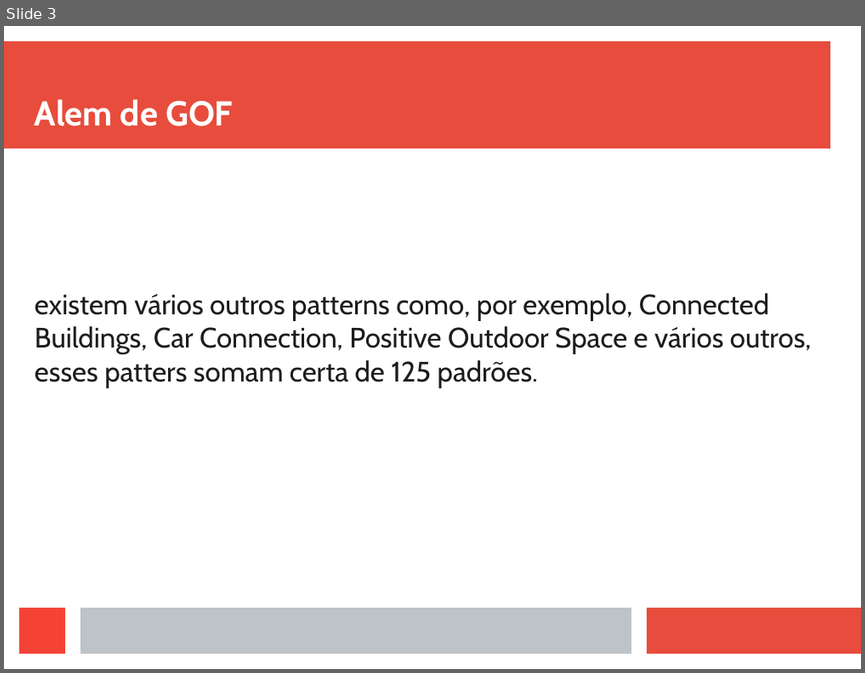
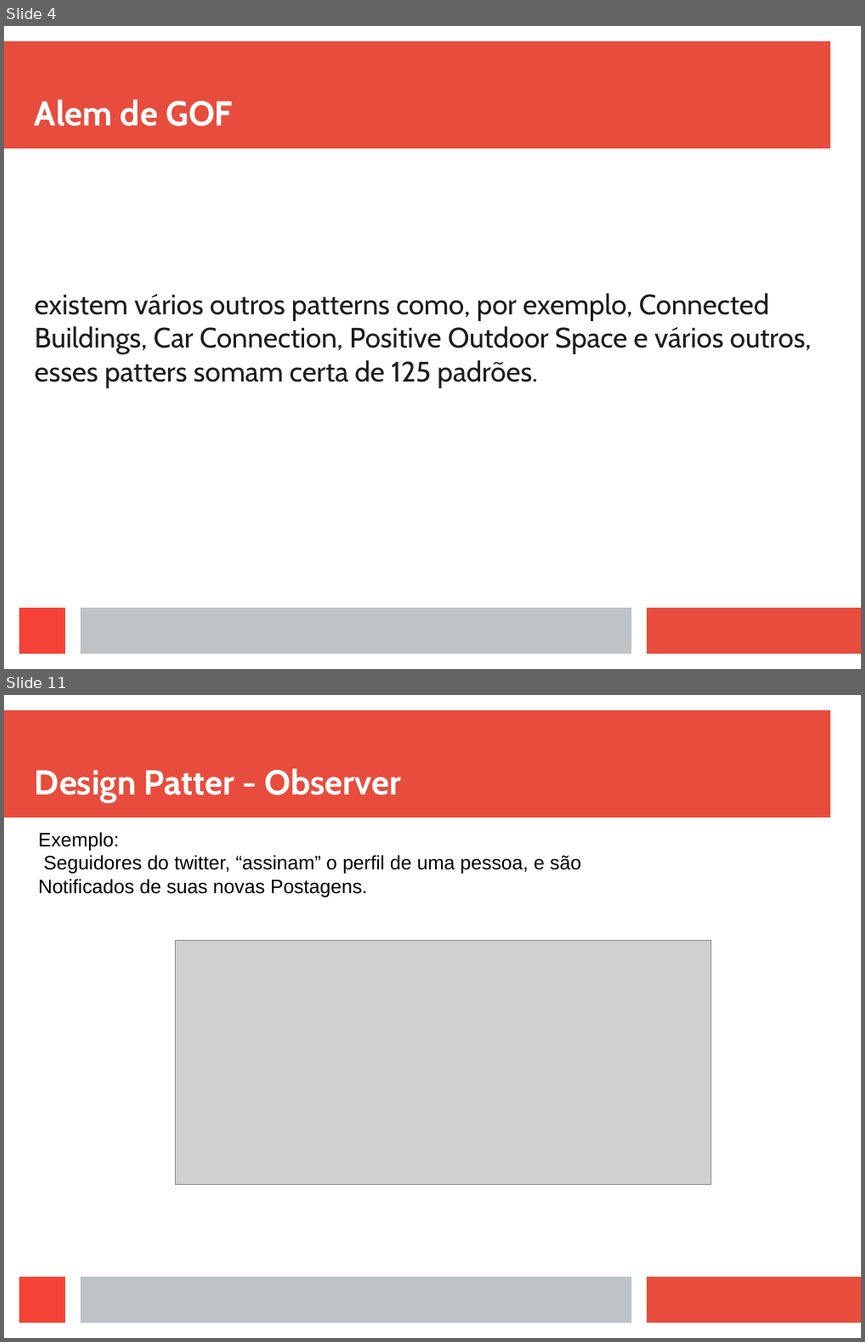
Before and after one commit to viniciusFortti/test, a slide deck: Apresentação/ApresentaçãoTerceiraSemana.odp. Shown one above the other, each under a label of ours: slide 3 before the commit, slides 4 and 11 after it; the slides between them are not shown. The pictures are 865x673 and 865x1342 pixels, drawn with LibreOffice and Linux fonts; fonts in the diff are those of the drawing; grey boxes stand for pictures. Boxes give left, top, right and bottom in pixels: in the first picture for what was removed or moved away, otherwise in the second. Text is boxed around its words. In the diff, an @@ line names an element or a change of style, - is before the commit and + after.

Commit message:
novas imagens e atualização nos exemplos.

```diff
--- a/Apresentação/ApresentaçãoTerceiraSemana.odp
+++ b/Apresentação/ApresentaçãoTerceiraSemana.odp
@@ slide 11 added at (4, 695, 861, 1338), background #FFFFFF; not listed: 4 template elements that a slide beside it also shows @@
@@ title added at (35, 768, 402, 803), 32 pt, text #FFFFFF, bold @@
+Design Patter - Observer
@@ text added at (38, 832, 581, 897), 18 pt, text #000000 @@
+Exemplo:
+Seguidores do twitter, “assinam” o perfil de uma pessoa, e são
+Notificados de suas novas Postagens.
@@ picture added at (175, 940, 710, 1185) @@
@@ what was slide 3 is now slide 4 @@
```
Also in this commit, not shown: 2 slides changed, 10 other slides added, 2 slides removed, 17 other files.
